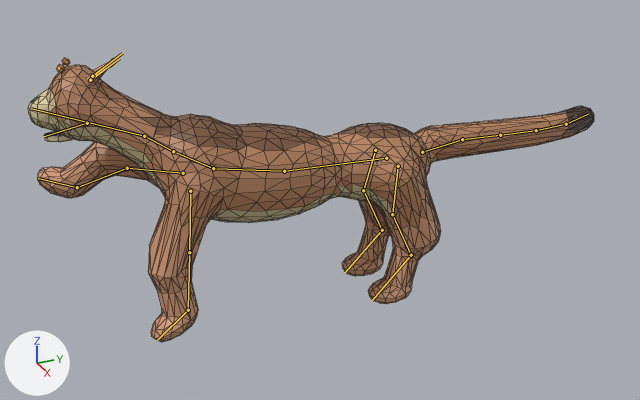
An edit to the Blender file art/kit/creatures/creature.hill_cat/creature.hill_cat.blend, drawn before and after from the same camera.
Rendered twice from a 50 mm lens placed at (2.465, -1.194, 1.616), pointed at (-0.064, -0.056, 0.351). The lights are fixed; the arrows at lower left show +X, +Y and +Z. The first picture is the older version. Both versions are drawn at frame 12 of the action 'Swipe'; the numbers are the values there. The bones that change, and the others that lie on the model, are drawn over the model as lines. Mesh edges are drawn as thin lines.

In view in the first picture: 'Body'.
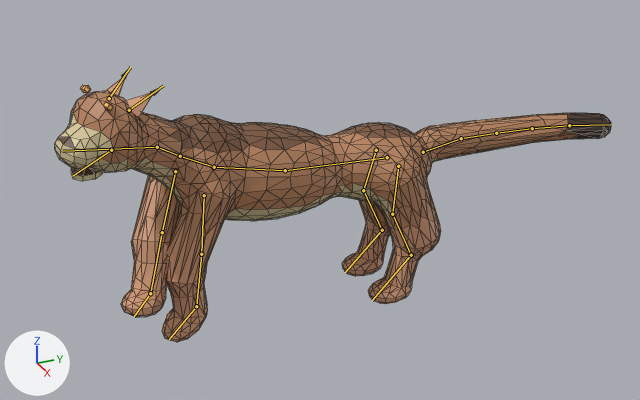
The change in detail:
Bone 'chest' (bone_chest) turns from (-4, 0, 10) to (-4, 0, -14) degrees about its own x, y and z.
Bone 'neck' (bone_neck) turns from (-4, 0, 5) to (-4, 0, -7) degrees about its own x, y and z.
Bone 'head' (bone_head) turns from (4, 0, 5) to (4, 0, -7) degrees about its own x, y and z.
Bone 'upper_arm_r' (bone_upper_arm_r) turns from (-96, 29, -10) to (-40, -40, -4) degrees about its own x, y and z.
Bone 'forearm_r' (bone_forearm_r) turns from (53, 0, 0) to (22, 0, 0) degrees about its own x, y and z.
Bone 'paw_r' (bone_paw_r) turns from (29, 0, 0) to (12, 0, 0) degrees about its own x, y and z.
Bone 'tail_1' (bone_tail_1) turns from (4, 0, -2) to (4, 0, 2) degrees about its own x, y and z.
Bone 'tail_2' (bone_tail_2) turns from (0, 0, -1) to (0, 0, 1) degrees about its own x, y and z.
Bone 'tail_3' (bone_tail_3) turns from (0, 0, 3) to (0, 0, -3) degrees about its own x, y and z.
Bone 'tail_4' (bone_tail_4) turns from (0, 0, 8) to (0, 0, -8) degrees about its own x, y and z.
Bone 'tail_5' (bone_tail_5) turns from (0, 0, 12) to (0, 0, -12) degrees about its own x, y and z.

Changed parts and their boxes [x1, y1, x2, y2] in the pictures (640 x 400 px):
'Body', posed: before [28, 53, 594, 342]; after [55, 69, 611, 342]
bone 'chest', root to tip: before (213, 168) to (173, 151); after (214, 167) to (180, 156)
bone 'neck', root to tip: before (173, 151) to (144, 136); after (180, 156) to (157, 147)
bone 'head', root to tip: before (144, 136) to (31, 108); after (157, 147) to (62, 151)
bone 'upper_arm_r', root to tip: before (183, 173) to (127, 168); after (175, 171) to (162, 232)
bone 'forearm_r', root to tip: before (127, 168) to (77, 187); after (162, 232) to (150, 293)
bone 'paw_r', root to tip: before (77, 187) to (39, 178); after (150, 293) to (134, 316)
bone 'tail_1', root to tip: before (422, 152) to (462, 139); after (423, 152) to (461, 138)
bone 'tail_2', root to tip: before (462, 139) to (500, 135); after (461, 138) to (496, 133)
bone 'tail_3', root to tip: before (500, 135) to (536, 130); after (496, 133) to (532, 128)
bone 'tail_4', root to tip: before (536, 130) to (566, 124); after (532, 128) to (569, 125)
bone 'tail_5', root to tip: before (566, 124) to (588, 114); after (569, 125) to (610, 124)
